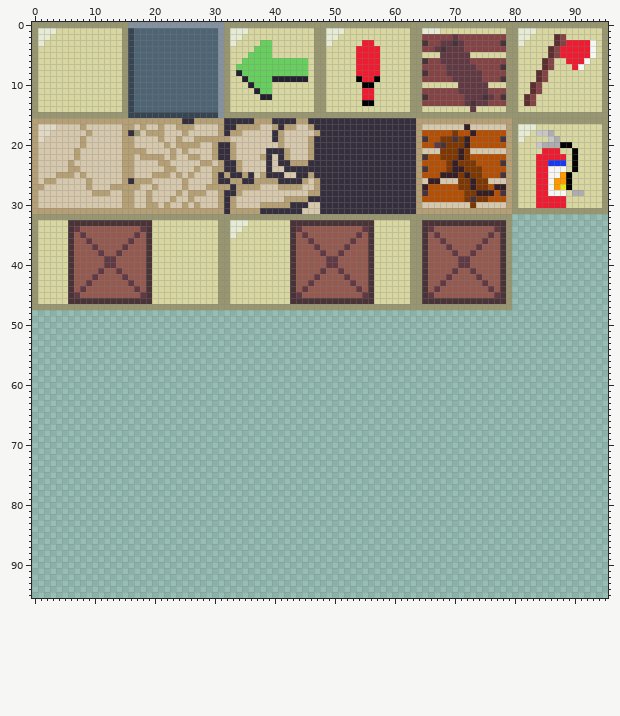
A sprite sheet gets an edit: asset/Simple_tile.png. That is the earlier state.
The file is 96x96 pixels. Colours within 5 levels of each other are drawn and written as one.
And afterwards:
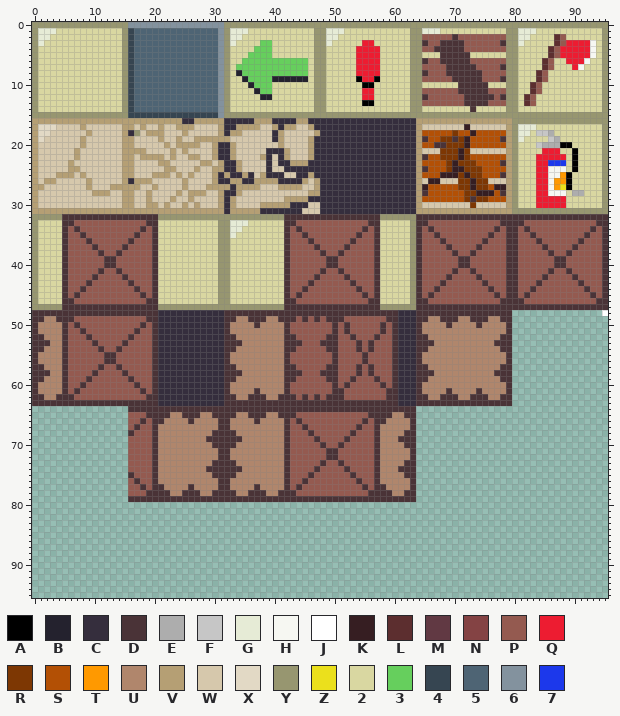
Palette (. is transparent): A #000000  B #24222e  C #352e3d  D #4a3337  E #adadad  F #c6c6c6  G #e6ebd6  H #f6f7f2  J #ffffff  K #361e22  L #5c2e2f  M #613943  N #844344  P #945a50  Q #ed1c31  R #7d3703  S #b35005  T #ff9900  U #b0866c  V #b59f74  W #d6c8ac  X #e2d9c5  Y #979670  Z #ebe01c  2 #d9d7a1  3 #66cf5d  4 #364551  5 #4e6474  6 #83929e  7 #1c38eb
Difference:
Changed rows in their new state; - is an unchanged pixel.
first column x 65:
 2 PPPPPDPPPPPPPP---------P
 3 -PPDD-DPPPPPP----------P
 4 PPD-DDDPPPPPPP--------P-
 5 ---DDDDD--------------P-
 6 -PPDDDDDPPPPPP-------P--
 7 PPPPDDDDDPPPP--------P--
 8 -PPPDDDDDDPPPP------P---
 9 PPPPPDDDDDPPP-------P---
10 ------DDDDD--------P----
11 PPPPPPDDDDDPPP-----P----
12 -PPPPPPDDD-DP-----P-----
13 PPPPPPPD-DDPPP----P-----
14 --------D---------------
first column x 67:
20 D
first column x 0:
32 -----DDDDDDDDDDDDDDDD---------------------DDDDDDDDDDDDDDDD------DDDDDDDDDDDDDDDDDDDDDDDDDDDDDDDD
33 -----D-PPPPPPPPPPPP-D---------------------D-PPPPPPPPPPPP-D------D-PPPPPPPPPPPP-DDDPPPPPPPPPPPPDD
34 -----DPD----------DPD---------------------DPD----------DPD------DPD----------DPDDPDPPPPPPPPPPDPD
35 -----DP-D--------D-PD---------------------DP-D--------D-PD------DP-D--------D-PDDPPDPPPPPPPPDPPD
36 -----DP--D------D--PD---------------------DP--D------D--PD------DP--D------D--PDDPPPDPPPPPPDPPPD
37 -----DP---D----D---PD---------------------DP---D----D---PD------DP---D----D---PDDPPPPDPPPPDPPPPD
38 -----DP----D--D----PD---------------------DP----D--D----PD------DP----D--D----PDDPPPPPDPPDPPPPPD
39 -----DP-----DD-----PD---------------------DP-----DD-----PD------DP-----DD-----PDDPPPPPPDDPPPPPPD
40 -----DP-----DD-----PD---------------------DP-----DD-----PD------DP-----DD-----PDDPPPPPPDDPPPPPPD
41 -----DP----D--D----PD---------------------DP----D--D----PD------DP----D--D----PDDPPPPPDPPDPPPPPD
42 -----DP---D----D---PD---------------------DP---D----D---PD------DP---D----D---PDDPPPPDPPPPDPPPPD
43 -----DP--D------D--PD---------------------DP--D------D--PD------DP--D------D--PDDPPPDPPPPPPDPPPD
44 -----DP-D--------D-PD---------------------DP-D--------D-PD------DP-D--------D-PDDPPDPPPPPPPPDPPD
45 -----DPD----------DPD---------------------DPD----------DPD------DPD----------DPDDPDPPPPPPPPPPDPD
46 -----D-PPPPPPPPPPPP-D---------------------D-PPPPPPPPPPPP-D------D-PPPPPPPPPPPP-DDDPPPPPPPPPPPPDD
47 -----DDDDDDDDDDDDDDDD---------------------DDDDDDDDDDDDDDDD------DDDDDDDDDDDDDDDDDDDDDDDDDDDDDDDD
48 DDDDDDDDDDDDDDDDDDDDDCCCCCCCCCCCDDDDDDDDDDDDDDDDDDDDDDDDDDDDDCCCDDDDDDDDDDDDDDDD---------------J
49 DDUUDDDPPPPPPPPPPPPDDCCCCCCCCCCCDDUUDDDUUDDDPDPDPDDDPPPPPPPDDCCCDDUUDDDUUDDDUUDD----------------
50 DUUUUDPDPPPPPPPPPPDPDCCCCCCCCCCCDUUUUDUUUUDPPPPPPPDPDPPPPPDPDCCCDUUUUDUUUUDUUUUD----------------
51 DUUUUDPPDPPPPPPPPDPPDCCCCCCCCCCCDUUUUUUUUUDPPPPPPPDPDPPPPPDPDCCCDUUUUUUUUUUUUUUD----------------
52 DDUUUDPPPDPPPPPPDPPPDCCCCCCCCCCCDDUUUUUUUUDDPPPPPDDPPDPPPDPPDCCCDDUUUUUUUUUUUUDD----------------
53 DDDUUDPPPPDPPPPDPPPPDCCCCCCCCCCCDDDUUUUUUUDDDPPPDDDPPPDPDPPPDCCCDDDUUUUUUUUUUDDD----------------
54 DDUUUDPPPPPDPPDPPPPPDCCCCCCCCCCCDDUUUUUUUUDDPPPPPDDPPPDPDPPPDCCCDDUUUUUUUUUUUUDD----------------
55 DUUUUDPPPPPPDDPPPPPPDCCCCCCCCCCCDUUUUUUUUUDPPPPPPPDPPPPDPPPPDCCCDUUUUUUUUUUUUUUD----------------
56 DUUUUDPPPPPPDDPPPPPPDCCCCCCCCCCCDUUUUUUUUUDPPPPPPPDPPPPDPPPPDCCCDUUUUUUUUUUUUUUD----------------
57 DDUUUDPPPPPDPPDPPPPPDCCCCCCCCCCCDDUUUUUUUUDDPPPPPDDPPPDPDPPPDCCCDDUUUUUUUUUUUUDD----------------
58 DDDUUDPPPPDPPPPDPPPPDCCCCCCCCCCCDDDUUUUUUUDDDPPPDDDPPPDPDPPPDCCCDDDUUUUUUUUUUDDD----------------
59 DDUUUDPPPDPPPPPPDPPPDCCCCCCCCCCCDDUUUUUUUUDDPPPPPDDPPDPPPDPPDCCCDDUUUUUUUUUUUUDD----------------
60 DUUUUDPPDPPPPPPPPDPPDCCCCCCCCCCCDUUUUUUUUUDPPPPPPPDPDPPPPPDPDCCCDUUUUUUUUUUUUUUD----------------
61 DUUUUDPDPPPPPPPPPPDPDCCCCCCCCCCCDUUUUDUUUUDPPPPPPPDDPPPPPPPDDCCCDUUUUDUUUUDUUUUD----------------
62 DDUUDDDPPPPPPPPPPPPDDCCCCCCCCCCCDDUUDDDUUDDDPDPDPDDDPPPPPPPDDCCCDDUUDDDUUDDDUUDD----------------
63 DDDDDDDDDDDDDDDDDDDDDCCCCCCCCCCCDDDDDDDDDDDDDDDDDDDDDDDDDDDDDCCCDDDDDDDDDDDDDDDD----------------
64 ----------------DDDDDDDDDDDDDDDDDDDDDDDDDDDDDDDDDDDDDDDDDDDDDDDD--------------------------------
65 ----------------PPPDDDDUUDDDUUDDDDUUDDDUUDDDPPPPPPPPPPPPDDDDUUDD--------------------------------
66 ----------------PPDPDDUUUUDUUUUDDUUUUDUUUUDPDPPPPPPPPPPDPDDUUUUD--------------------------------
67 ----------------PDPPDUUUUUUUUUUDDUUUUUUUUUDPPDPPPPPPPPDPPDUUUUUD--------------------------------
68 ----------------DPPPDUUUUUUUUUDDDDUUUUUUUUDPPPDPPPPPPDPPPDUUUUDD--------------------------------
69 ----------------PPPPDUUUUUUUUDDDDDDUUUUUUUDPPPPDPPPPDPPPPDUUUDDD--------------------------------
70 ----------------PPPPDUUUUUUUUUDDDDUUUUUUUUDPPPPPDPPDPPPPPDUUUUDD--------------------------------
71 ----------------PPPPDUUUUUUUUUUDDUUUUUUUUUDPPPPPPDDPPPPPPDUUUUUD--------------------------------
72 ----------------PPPPDUUUUUUUUUUDDUUUUUUUUUDPPPPPPDDPPPPPPDUUUUUD--------------------------------
73 ----------------PPPPDUUUUUUUUUDDDDUUUUUUUUDPPPPPDPPDPPPPPDUUUUDD--------------------------------
74 ----------------PPPPDUUUUUUUUDDDDDDUUUUUUUDPPPPDPPPPDPPPPDUUUDDD--------------------------------
75 ----------------DPPPDUUUUUUUUUDDDDUUUUUUUUDPPPDPPPPPPDPPPDUUUUDD--------------------------------
76 ----------------PDPPDUUUUUUUUUUDDUUUUUUUUUDPPDPPPPPPPPDPPDUUUUUD--------------------------------
77 ----------------PPDPDDUUUUDUUUUDDUUUUDUUUUDPDPPPPPPPPPPDPDDUUUUD--------------------------------
78 ----------------PPPDDDDUUDDDUUDDDDUUDDDUUDDDPPPPPPPPPPPPDDDDUUDD--------------------------------
79 ----------------DDDDDDDDDDDDDDDDDDDDDDDDDDDDDDDDDDDDDDDDDDDDDDDD--------------------------------
Where, in picture pixels (left, top, right, bottom), the same in both pictures:
changed: (422, 34, 566, 112)
changed: (434, 142, 440, 148)
changed: (32, 214, 608, 502)
